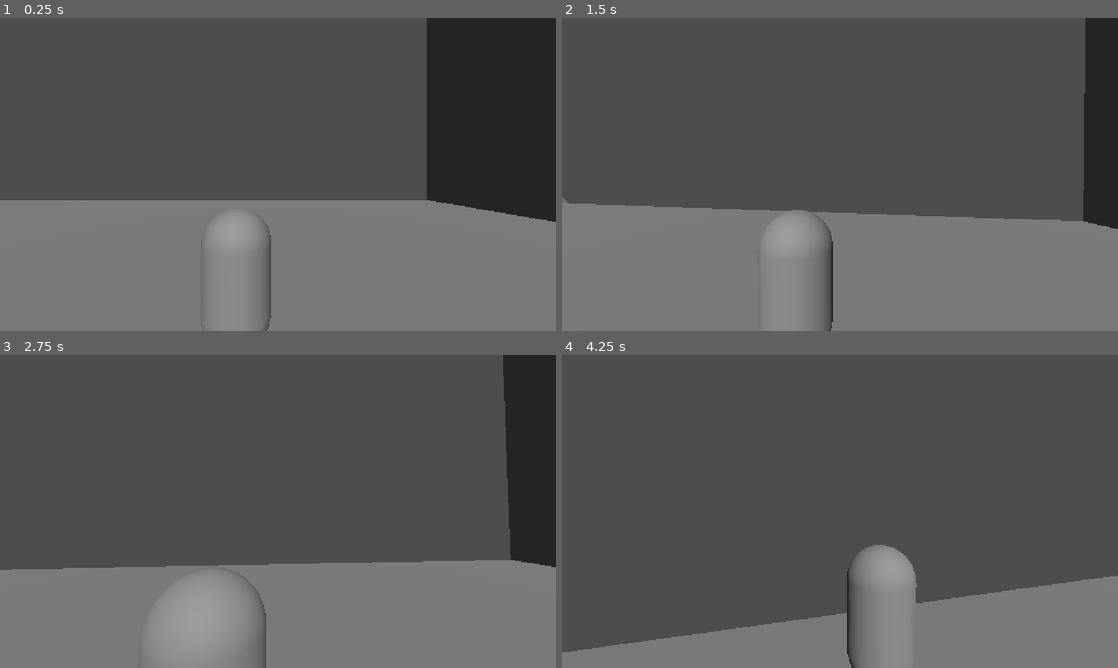
Above: before the commit, frames 1-4 (two rows, left to right).
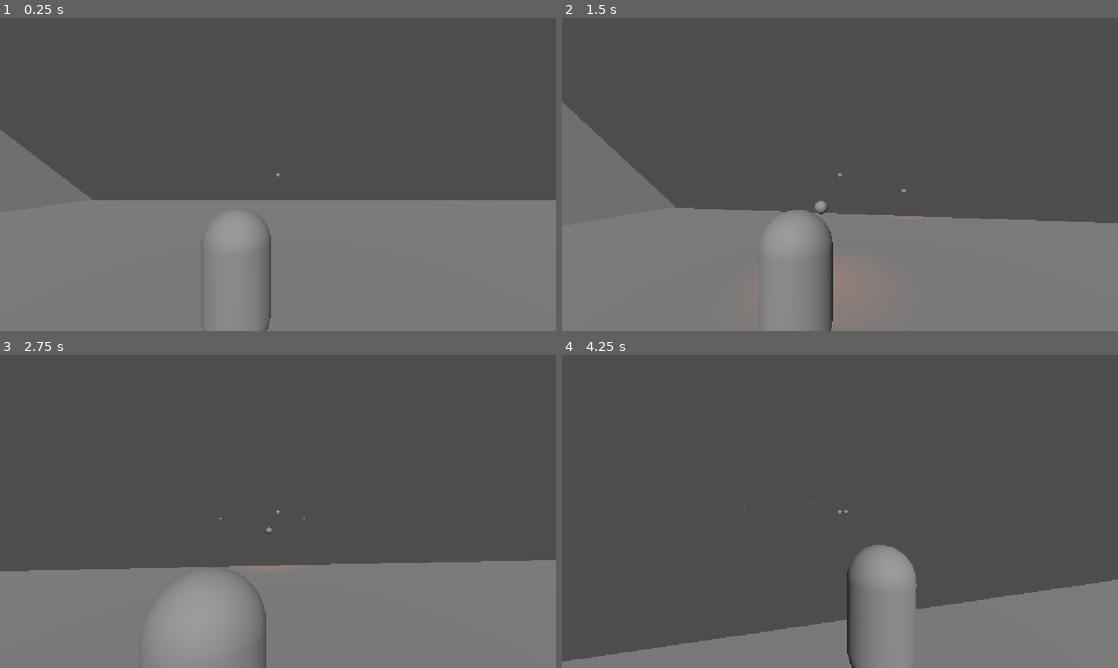
Above: after the commit, the same moments.

Repository: L2D0/3d-runntime-test
Game: Godot game, scene res://world.tscn
Two runs of this game, one before a commit and one after it. Both use one fixed random seed, a clock stepped at 60 frames per second and the inputs below.
Inputs (mouse positions are in pixels of both pictures, inside the frame that each line leads up to):
- Up to frame 1 (0.25 s): no input
- Up to frame 2 (1.5 s): tap Enter at 0.5 s; move the mouse to (867, 174) at 0.52 s; hold Right mouse button (aim) 0.53-1.28 s; hold W (move_forward) from 0.53 s (still down); tap Space (jump) at 0.77 s; click (867, 174) at 0.8 s; move the mouse to (812, 174) at 1.27 s; click (812, 174) at 1.35 s
- Up to frame 3 (2.75 s): keep holding W (move_forward); tap Space (jump) at 1.52 s; right-click (250, 511) at 1.55 s; move the mouse to (289, 505) at 2.02 s; hold Right mouse button (aim) from 2.03 s (still down); click (289, 505) at 2.3 s
- Up to frame 4 (4.25 s): keep holding W (move_forward); move the mouse to (834, 517) at 2.77 s; release Right mouse button (aim) at 2.78 s; tap Middle mouse button (switch_shoulder) at 2.85 s; tap Space (jump) at 3.02, 3.77 s; right-click (834, 517) at 3.05 s; move the mouse to (878, 514) at 3.52 s; press the mouse at (878, 514) at 3.53 s

The runs differ from the first frame. In frame 1, 16% of the frame differs, in the area x 0-100%, y 0-66%; in frame 2, 7.7%; in frame 3, 6.3%; in frame 4, 1.9%.

Commit message:
0.5
Crosshair
Test spell

Diff:
--- a/player.gd
+++ b/player/player.gd
@@ -1,5 +1,10 @@
 
 extends CharacterBody3D
+
+const FIREBALL = preload("res://spells/fireball.tscn")
+
+@onready var cast_point = $Model/CastPoint
+@onready var aim_ray = $CameraPivot/SpringArm3D/Camera3D/AimRay
 
 const TURN_SPEED = 10.0
 const AIM_SPEED_MULT = 0.6
@@ -19,10 +24,15 @@
 @onready var spring_arm = $CameraPivot/SpringArm3D
 
 func _ready():
+	aim_ray.add_exception(self)
 	Input.mouse_mode = Input.MOUSE_MODE_CAPTURED
 	spring_arm.add_excluded_object(get_rid())
 
 func _unhandled_input(event):
+
+	if event.is_action_pressed("cast"):
+		cast()
+
 	if event.is_action_pressed("switch_shoulder"):
 		shoulder_side *= -1
 
@@ -66,3 +76,15 @@
 	spring_arm.position.x = lerp(spring_arm.position.x, target_x, SHOULDER_SWITCH_SPEED * delta)
 	var target_distance = AIM_CAMERA_DISTANCE if is_aiming else CAMERA_DISTANCE
 	spring_arm.spring_length = lerp(spring_arm.spring_length, target_distance, ZOOM_SPEED * delta)
+
+func cast():
+	model.rotation.y = pivot.rotation.y
+
+	aim_ray.force_raycast_update()
+	var target = aim_ray.get_collision_point() if aim_ray.is_colliding() else aim_ray.to_global(aim_ray.target_position)
+
+	var fireball = FIREBALL.instantiate()
+	get_tree().current_scene.add_child(fireball)
+	fireball.global_position = cast_point.global_position
+	fireball.direction = (target - fireball.global_position).normalized()
+	fireball.caster = self
--- a/player.tscn
+++ b/player/player.tscn
@@ -1,6 +1,6 @@
 [gd_scene format=3 uid="uid://ckudr8chj1kgo"]
 
-[ext_resource type="Script" uid="uid://drlldp7l6q0o4" path="res://player.gd" id="1_4flbx"]
+[ext_resource type="Script" uid="uid://drlldp7l6q0o4" path="res://player/player.gd" id="1_4flbx"]
 
 [sub_resource type="CapsuleShape3D" id="CapsuleShape3D_g4v7s"]
 
@@ -23,6 +23,9 @@
 transform = Transform3D(0.2, 0, 0, 0, 0.2, 0, 0, 0, 0.3, 0, 0.5, -0.5)
 mesh = SubResource("BoxMesh_57qmd")
 
+[node name="CastPoint" type="Marker3D" parent="Model" unique_id=564637236]
+transform = Transform3D(1, 0, 0, 0, 1, 0, 0, 0, 1, 0, 0.2, -0.8)
+
 [node name="CameraPivot" type="Node3D" parent="." unique_id=1932564801]
 transform = Transform3D(1, 0, 0, 0, 1, 0, 0, 0, 1, 0, 1.5, 0)
 
@@ -31,3 +34,19 @@
 spring_length = 3.0
 
 [node name="Camera3D" type="Camera3D" parent="CameraPivot/SpringArm3D" unique_id=858702381]
+
+[node name="AimRay" type="RayCast3D" parent="CameraPivot/SpringArm3D/Camera3D" unique_id=515453597]
+target_position = Vector3(0, 0, -100)
+
+[node name="CanvasLayer" type="CanvasLayer" parent="." unique_id=357812548]
+
+[node name="CenterContainer" type="CenterContainer" parent="CanvasLayer" unique_id=1821943544]
+anchors_preset = 15
+anchor_right = 1.0
+anchor_bottom = 1.0
+grow_horizontal = 2
+grow_vertical = 2
+
+[node name="Label" type="Label" parent="CanvasLayer/CenterContainer" unique_id=360699337]
+layout_mode = 2
+text = "+"
--- a/project.godot
+++ b/project.godot
@@ -57,6 +57,11 @@
 "events": [Object(InputEventMouseButton,"resource_local_to_scene":false,"resource_name":"","device":-1,"window_id":0,"a …(258 unchanged characters)…
 ]
 }
+cast={
+"deadzone": 0.2,
+"events": [Object(InputEventMouseButton,"resource_local_to_scene":false,"resource_name":"","device":-1,"window_id":0,"alt_pressed":false,"shift_pressed":false,"ctrl_pressed":false,"meta_pressed":false,"button_mask":1,"position":Vector2(299, 15),"global_position":Vector2(308, 63),"factor":1.0,"button_index":1,"canceled":false,"pressed":true,"double_click":false,"script":null)
+]
+}
 
 [physics]
 
--- /dev/null
+++ b/spells/fireball.gd
@@ -0,0 +1,22 @@
+extends Area3D
+
+const SPEED = 25.0
+const LIFETIME = 3.0
+
+var direction = Vector3.FORWARD
+var caster = null
+var age = 0.0
+
+func _ready():
+	body_entered.connect(_on_body_entered)
+
+func _physics_process(delta):
+	global_position += direction * SPEED * delta
+	age += delta
+	if age > LIFETIME:
+		queue_free()
+
+func _on_body_entered(body):
+	if body == caster:
+		return
+	queue_free()
--- /dev/null
+++ b/spells/fireball.tscn
@@ -0,0 +1,23 @@
+[gd_scene format=3 uid="uid://5i4ed15e7m4c"]
+
+[ext_resource type="Script" uid="uid://copp3q2dojidl" path="res://spells/fireball.gd" id="1_mn32o"]
+
+[sub_resource type="SphereShape3D" id="SphereShape3D_g4v7s"]
+radius = 0.2
+
+[sub_resource type="SphereMesh" id="SphereMesh_yf5fn"]
+radius = 0.2
+height = 0.4
+
+[node name="fireball" type="Area3D" unique_id=1501074035]
+script = ExtResource("1_mn32o")
+
+[node name="CollisionShape3D" type="CollisionShape3D" parent="." unique_id=263367887]
+shape = SubResource("SphereShape3D_g4v7s")
+
+[node name="MeshInstance3D" type="MeshInstance3D" parent="." unique_id=1259752222]
+mesh = SubResource("SphereMesh_yf5fn")
+
+[node name="OmniLight3D" type="OmniLight3D" parent="." unique_id=1549463890]
+light_color = Color(1, 0.47843137, 0.11372549, 1)
+omni_range = 4.0
--- a/world.tscn
+++ b/world.tscn
@@ -1,6 +1,6 @@
 [gd_scene format=3 uid="uid://ckavqb25bdaul"]
 
-[ext_resource type="PackedScene" uid="uid://ckudr8chj1kgo" path="res://player.tscn" id="1_fj7yv"]
+[ext_resource type="PackedScene" uid="uid://ckudr8chj1kgo" path="res://player/player.tscn" id="1_fj7yv"]
 
 [sub_resource type="Environment" id="Environment_g4v7s"]
 
@@ -32,4 +32,4 @@
 environment = SubResource("Environment_g4v7s")
 
 [node name="player" parent="." unique_id=1834096749 instance=ExtResource("1_fj7yv")]
-transform = Transform3D(1, 0, 0, 0, 1, 0, 0, 0, 1, 8.806323, 1.5, -8.055754)
+transform = Transform3D(1, 0, 0, 0, 1, 0, 0, 0, 1, -5.517042, 1.499999, -8.336519)
Renamed: player.gd.uid -> player/player.gd.uid
Not shown, added: spells/fireball.gd.uid
